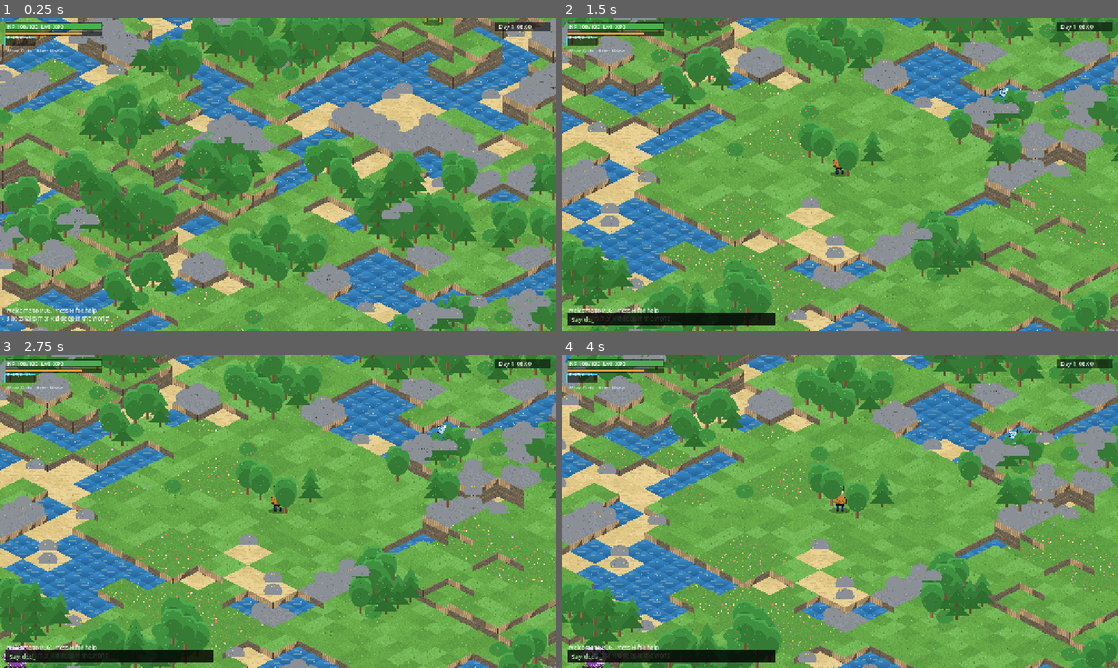
Above: before the commit, frames 1-4 (two rows, left to right).
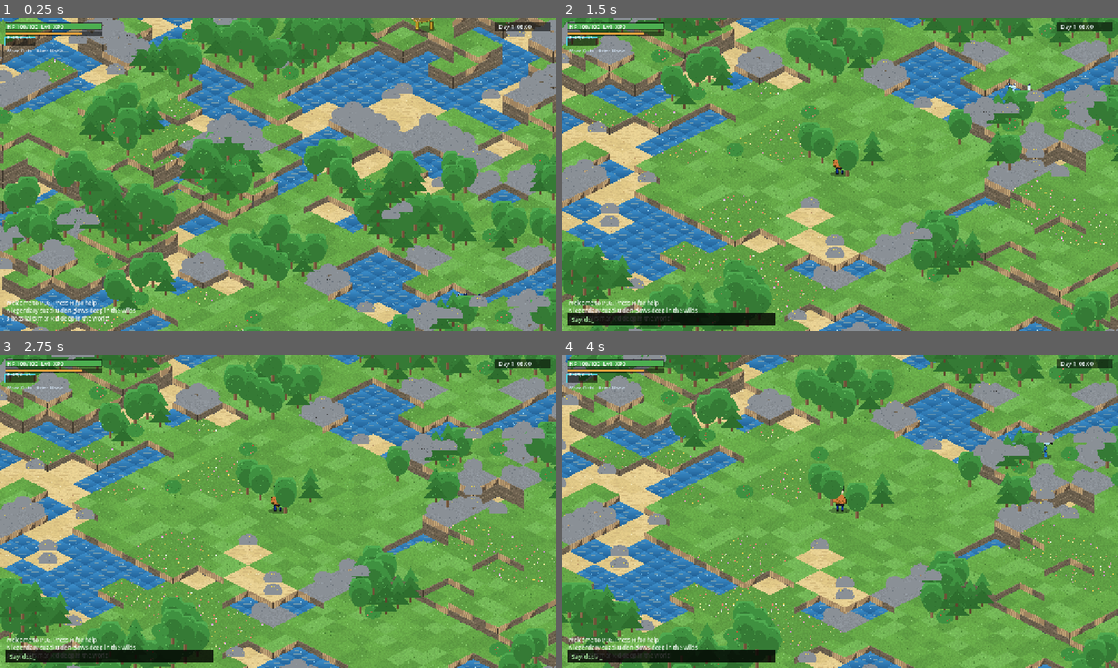
Above: after the commit, the same moments.

Repository: biggameking/PLG
Game: Godot game, scene res://scenes/main.tscn
The game is run twice, just before and just after one commit, with the same random seed, the same clock (stepped at 60 frames per second) and the same inputs.
Inputs (mouse positions are in pixels of both pictures, inside the frame that each line leads up to):
- Up to frame 1 (0.25 s): no input
- Up to frame 2 (1.5 s): tap Enter at 0.5 s; move the mouse to (962, 158) at 0.52 s; hold D (move_right) 0.53-1.25 s; hold Q (aim) 0.53-1.25 s; click (962, 158) at 0.67 s; drag from (728, 190) to (812, 237) at 1.27 s
- Up to frame 3 (2.75 s): move the mouse to (333, 442) at 2.02 s; hold D (move_right) from 2.03 s (still down); hold Tab (cycle_sphere) from 2.03 s (still down)
- Up to frame 4 (4 s): release D (move_right) at 2.75 s; release Tab (cycle_sphere) at 2.75 s; drag from (812, 574) to (673, 464) at 2.77 s; move the mouse to (1006, 558) at 3.52 s; hold A (move_left) from 3.53 s (still down); hold Space (dodge) from 3.53 s (still down)

The runs differ from the first frame. In frame 1, 0.5% of the frame differs, in the area x 1-87%, y 0-96%; in frame 2, 0.4%; in frame 3, 0.5%; in frame 4, 0.6%, in the area x 1-89%, y 23-100%.

Commit message:
Legendary boss den: one uncapturable world boss per map
Palworld's endgame tier: a torch-ringed den deep in zone 3 holding a
lv50 legendary (jetragon, frostallion, paladius, necromus, astegon,
blazamut, suzaku, jormuntide, quivern or elphidran) with the boss flag —
sphere-immune, giant-scaled, guarded by three zone-3 elites. Legendaries
never spawn in the wild table; they're earned at the den.

Generated with [Devin](https://devin.ai)

Co-Authored-By: Devin <158243242+devin-ai-integration[bot]@users.noreply.github.com>

Diff:
--- a/src/game.gd
+++ b/src/game.gd
@@ -1852,7 +1852,54 @@
 			gp.setup(self, gsid, rng.int_range(18, 26), Vector2(tx + 0.5 + (1 if i == 0 else -1), ty + 0.5))
 			pals.append(gp)
 		placed += 1
+	spawn_legendary_den()
 	log_msg("%d boss lairs marked deep in the world" % placed)
+
+# World bosses that only appear as den guardians — Palworld's legendary tier.
+const LEGENDARY_DEN := ["jetragon", "frostallion", "paladius", "necromus",
+	"astegon", "blazamut", "suzaku", "jormuntide", "quivern", "elphidran"]
+
+func spawn_legendary_den() -> void:
+	# one per world: bigger ring, an uncapturable giant, elite honour guard
+	var tries := 0
+	while tries < 6000:
+		tries += 1
+		var tx := rng.int_range(8, World.WORLD_W - 10)
+		var ty := rng.int_range(8, World.WORLD_H - 10)
+		if world.zone_at(tx, ty) < 3:
+			continue
+		var ok := true
+		for dy in range(-3, 4):
+			for dx in range(-3, 4):
+				if world.blocked(tx + dx, ty + dy) or structures.has(Vector2i(tx + dx, ty + dy)):
+					ok = false
+		if not ok:
+			continue
+		for c in [Vector2i(tx-3,ty-3),Vector2i(tx+3,ty-3),Vector2i(tx-3,ty+3),Vector2i(tx+3,ty+3),
+				Vector2i(tx,ty-3),Vector2i(tx,ty+3),Vector2i(tx-3,ty),Vector2i(tx+3,ty)]:
+			place_free("torch", c.x, c.y)
+		var pool := LEGENDARY_DEN.filter(func(s): return not SpeciesGen.SPECIES.get(s, {}).is_empty())
+		if pool.is_empty():
+			return # species data trimmed — skip the den rather than spawn a ghost
+		var sid: String = pool[rng.int_range(0, pool.size() - 1)]
+		var bp := preload("res://src/pal.gd").new()
+		bp.alpha = true
+		bp.boss = true # IMMUNE to spheres — legendaries are earned, not caught
+		entity_layer.add_child(bp)
+		bp.setup(self, sid, 50, Vector2(tx + 0.5, ty + 0.5))
+		bp.sprite.scale = Vector2(2.5, 2.5)
+		bp.sprite.position.y = -78.0
+		bp.home = bp.pos
+		pals.append(bp)
+		var guard_pool := SpeciesGen.zone_pool(3)
+		for i in mini(3, guard_pool.size()):
+			var gp := preload("res://src/pal.gd").new()
+			entity_layer.add_child(gp)
+			gp.setup(self, guard_pool[rng.int_range(0, guard_pool.size() - 1)],
+				rng.int_range(24, 32), Vector2(tx + 1.5 - i, ty + 1.5))
+			pals.append(gp)
+		log_msg("A legendary %s den glows deep in the wilds" % sid)
+		return
 
 func regenerate(s: int) -> void:
 	for p in pals:
--- a/tools/smoke_test.gd
+++ b/tools/smoke_test.gd
@@ -353,6 +353,13 @@
 		if q.boss:
 			boss_ok = true
 	check("raid summon", game.pals.size() == n1 + 1 and boss_ok)
+	# worldgen legendary den: an uncapturable lv50 giant guards deep zone 3
+	var legend: Pal = null
+	for q in game.pals:
+		if q.boss and q.level >= 50 and not q.raid:
+			legend = q
+	check("legendary den", legend != null and legend.species_id in Game.LEGENDARY_DEN,
+		"boss=%s" % (legend.species_id if legend else "none"))
 	# boss sphere-immune
 	for q in game.pals:
 		if q.boss:
